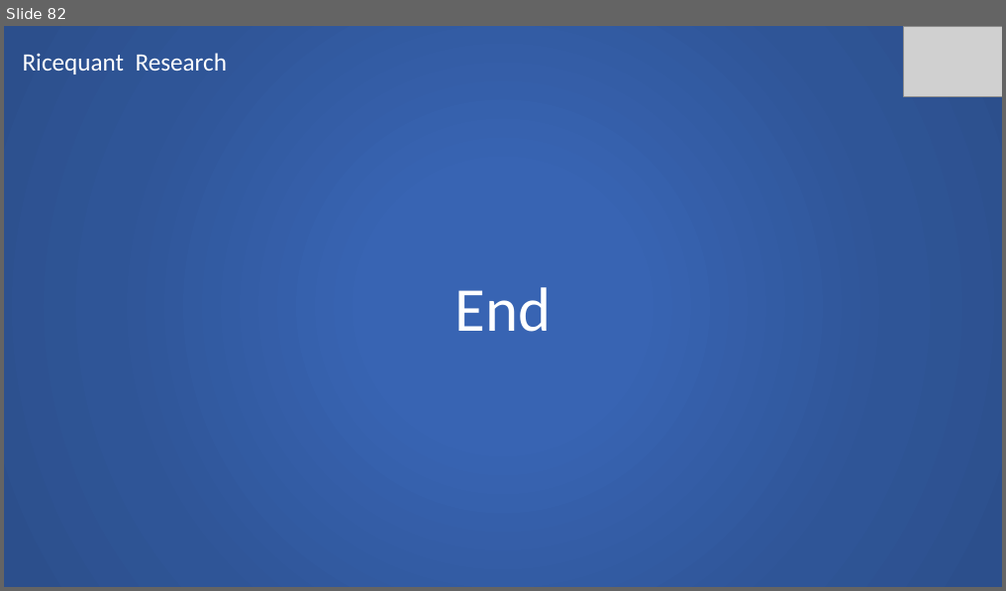
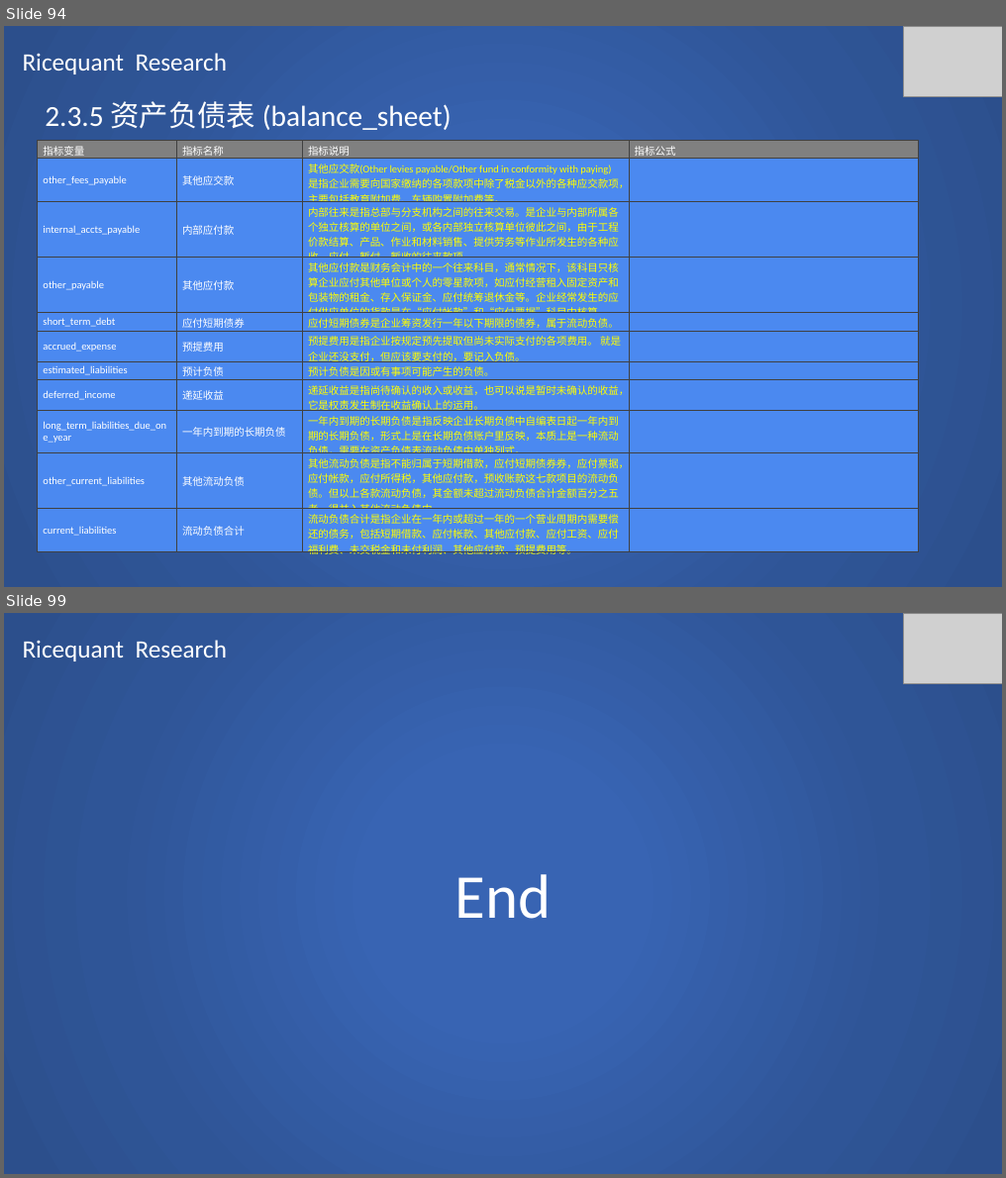
Before and after one commit to SCITLAS/Stellar, a slide deck: Stellar_0.1/documents/rice_quant_research.pptx. Shown one above the other, each under a label of ours: slide 82 before the commit, slides 94 and 99 after it; the slides between them are not shown. The pictures are 1006x591 and 1006x1178 pixels, drawn with LibreOffice and Linux fonts; fonts in the diff are those of the drawing; grey boxes stand for pictures. Boxes give left, top, right and bottom in pixels: in the first picture for what was removed or moved away, otherwise in the second. Text is boxed around its words. In the diff, an @@ line names an element or a change of style, - is before the commit and + after.

Commit message:
Ricequant research 50% done.

```diff
--- a/Stellar_0.1/documents/rice_quant_research.pptx
+++ b/Stellar_0.1/documents/rice_quant_research.pptx
@@ slide 94 added at (4,26,1002,587), background #FFFFFF @@
@@ rectangle added at (4,26,1002,587), fill gradient #3864B3 to #2F5597 to #2C4F8C @@
@@ text added at (23,53,228,75), 24 pt, text #FFFFFF @@
+Ricequant Research
@@ picture added at (903,26,1002,96) @@
@@ text added at (45,101,451,130), 28 pt, text #FFFFFF @@
+2.3.5 资产负债表 (balance_sheet)
@@ table added at (38,141,919,561), 11 rows, 4 columns @@
+指标变量 | 指标名称 | 指标说明 | 指标公式
+other_fees_payable | 其他应交款 | 其他应交款(Other levies payable/Other fund in conformity with paying) 是指企业需要向国家缴纳的各项款项中除了税金以外的各种应交款项，主要包括教育附加费、车辆购置附加费等。 | 
+internal_accts_payable | 内部应付款 | 内部往来是指总部与分支机构之间的往来交易。是企业与内部所属各个独立核算的单位之间，或各内部独立核算单位彼此之间，由于工程价款结算、产品、作业和材料销售、提供劳务等作业所发生的各种应收、应付、暂付、暂收的往来款项。 | 
+other_payable | 其他应付款 | 其他应付款是财务会计中的一个往来科目，通常情况下，该科目只核算企业应付其他单位或个人的零星款项，如应付经营租入固定资产和包装物的租金、存入保证金、应付统筹退休金等。企业经常发生的应付供应单位的货款是在“应付帐款”和“应付票据”科目中核算。 | 
+short_term_debt | 应付短期债券 | 应付短期债券是企业筹资发行一年以下期限的债券，属于流动负债。 | 
+accrued_expense | 预提费用 | 预提费用是指企业按规定预先提取但尚未实际支付的各项费用。 就是企业还没支付，但应该要支付的，要记入负债。 | 
+estimated_liabilities | 预计负债 | 预计负债是因或有事项可能产生的负债。 | 
+deferred_income | 递延收益 | 递延收益是指尚待确认的收入或收益，也可以说是暂时未确认的收益，它是权责发生制在收益确认上的运用。 | 
+long_term_liabilities_due_one_year | 一年内到期的长期负债 | 一年内到期的长期负债是指反映企业长期负债中自编表日起一年内到期的长期负债，形式上是在长期负债账户里反映，本质上是一种流动负债，需要在资产负债表流动负债中单独列式。 | 
+other_current_liabilities | 其他流动负债 | 其他流动负债是指不能归属于短期借款，应付短期债券券，应付票据，应付帐款，应付所得税，其他应付款，预收账款这七款项目的流动负债。但以上各款流动负债，其金额未超过流动负债合计金额百分之五者，得并入其他流动负债内。 | 
+current_liabilities | 流动负债合计 | 流动负债合计是指企业在一年内或超过一年的一个营业周期内需要偿还的债务，包括短期借款、应付帐款、其他应付款、应付工资、应付福利费、未交税金和未付利润、其他应付款、预提费用等。 | 
@@ what was slide 82 is now slide 99 @@
```
Also in this commit, not shown: 16 other slides added.
